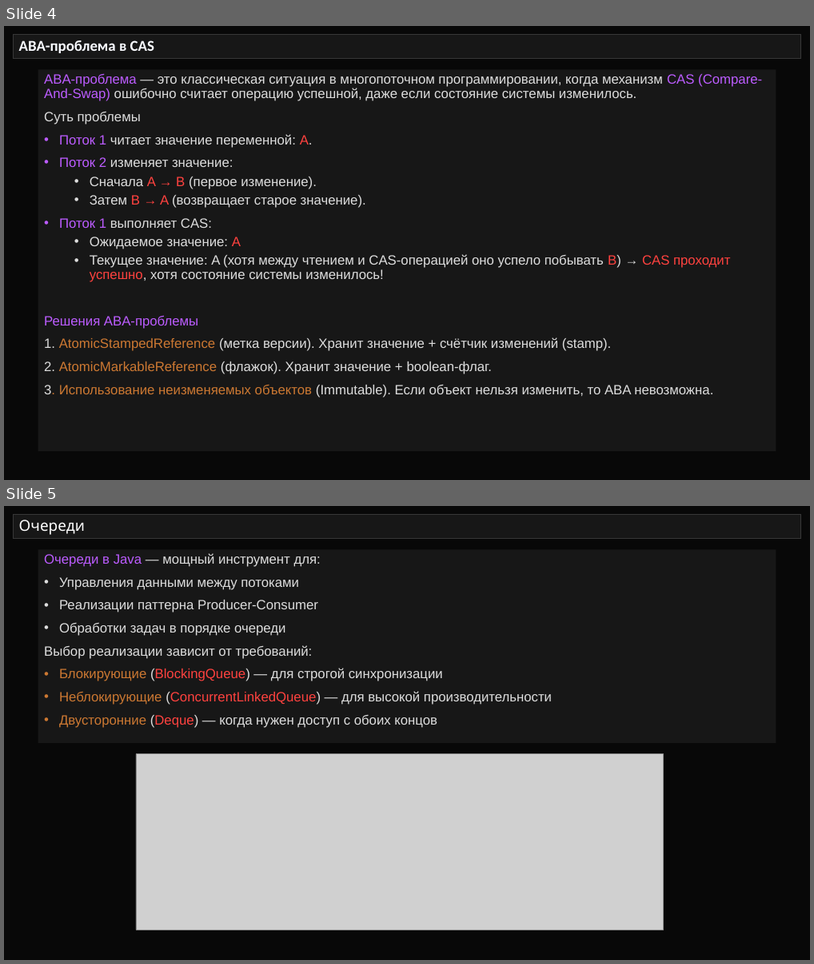
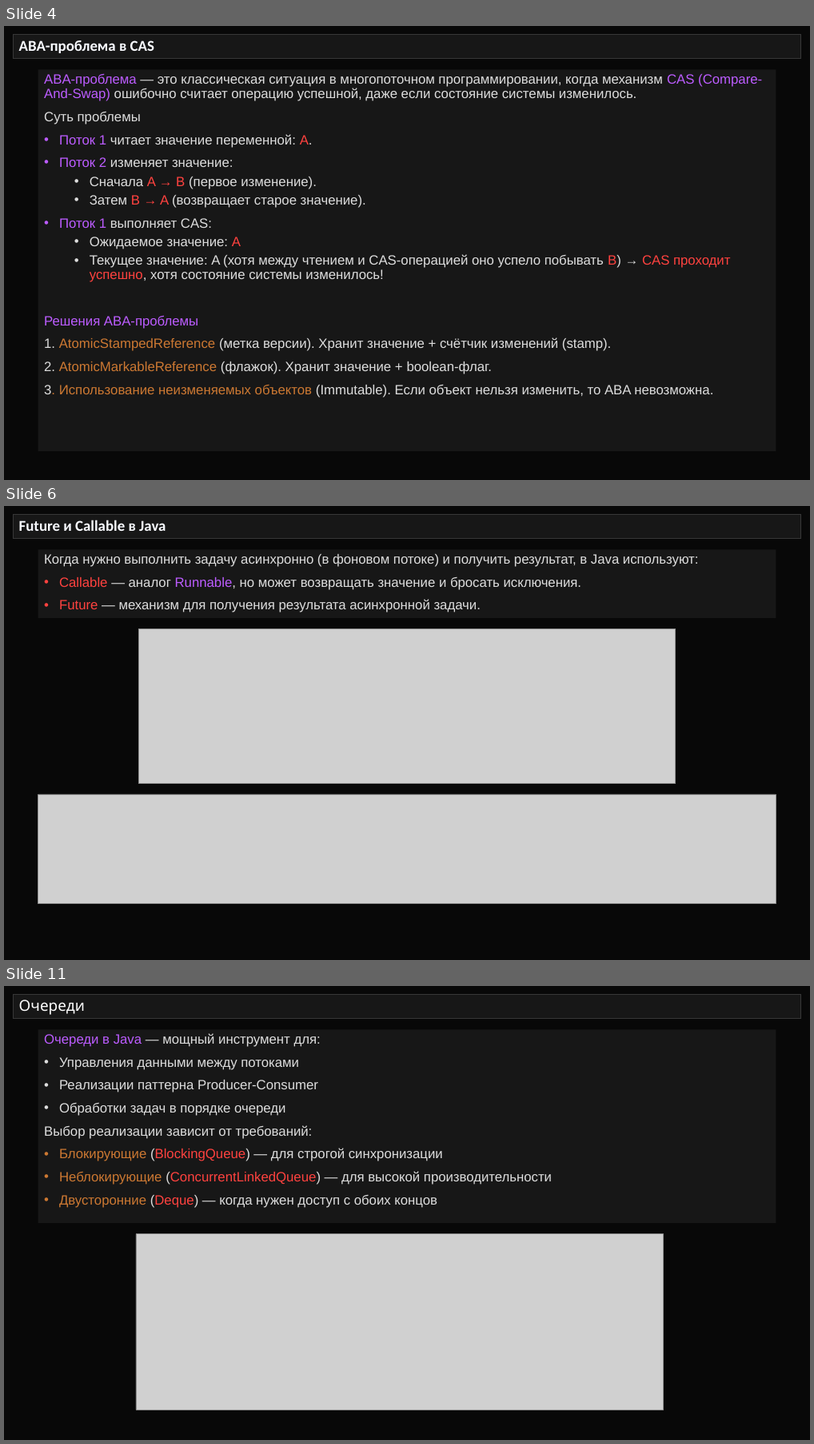
Before and after one commit to semusv/SIB_Concurrent, a slide deck: Concurrent_v1.pptx. Shown one above the other, each under a label of ours: slides 4 and 5 before the commit, slides 4, 6 and 11 after it; the slides between them are not shown. The pictures are 814x964 and 814x1444 pixels, drawn with LibreOffice and Linux fonts; fonts in the diff are those of the drawing; grey boxes stand for pictures. Boxes give left, top, right and bottom in pixels: in the first picture for what was removed or moved away, otherwise in the second. Text is boxed around its words. In the diff, an @@ line names an element or a change of style, - is before the commit and + after.

```diff
--- a/Concurrent_v1.pptx
+++ b/Concurrent_v1.pptx
@@ slide 6 added at [4, 506, 810, 960], background #080808 @@
@@ title added at [13, 515, 802, 539], fill #171717, outline #373737 0.75 pt, 18 pt, text #F8FAFF, bold @@
+Future и Callable в Java
@@ rectangle added at [38, 549, 776, 618], fill #171717, 16 pt, text #DDDDDD @@
+Когда нужно выполнить задачу асинхронно (в фоновом потоке) и получить результат, в Java используют:
+• Callable — аналог Runnable, но может возвращать значение и бросать исключения.
+• Future — механизм для получения результата асинхронной задачи.
@@ picture added at [138, 629, 676, 783] @@
@@ picture added at [38, 794, 776, 903] @@
@@ what was slide 5 is now slide 11 @@
```
Also in this commit, not shown: 1 slide changed, 5 other slides added, 7 other files.
